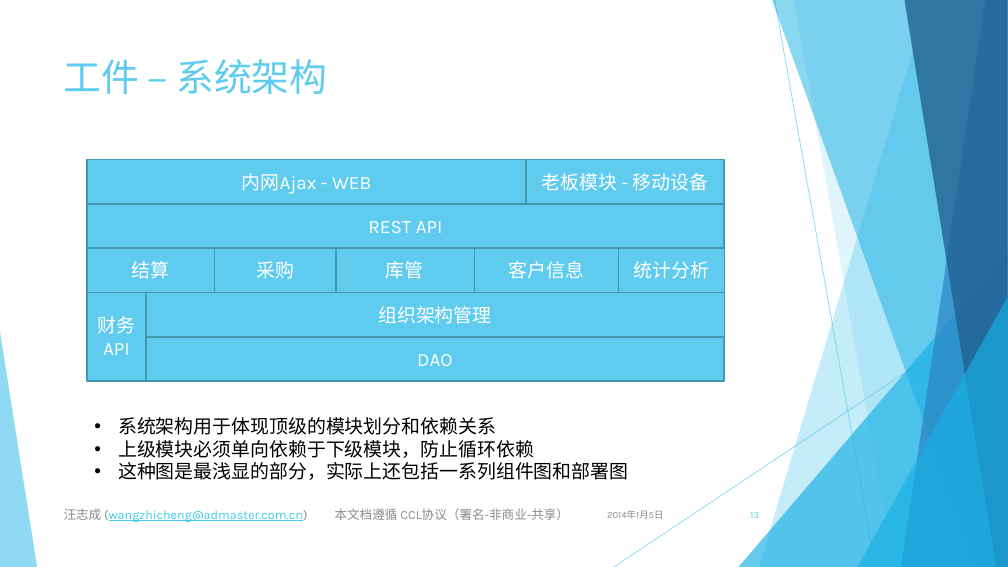
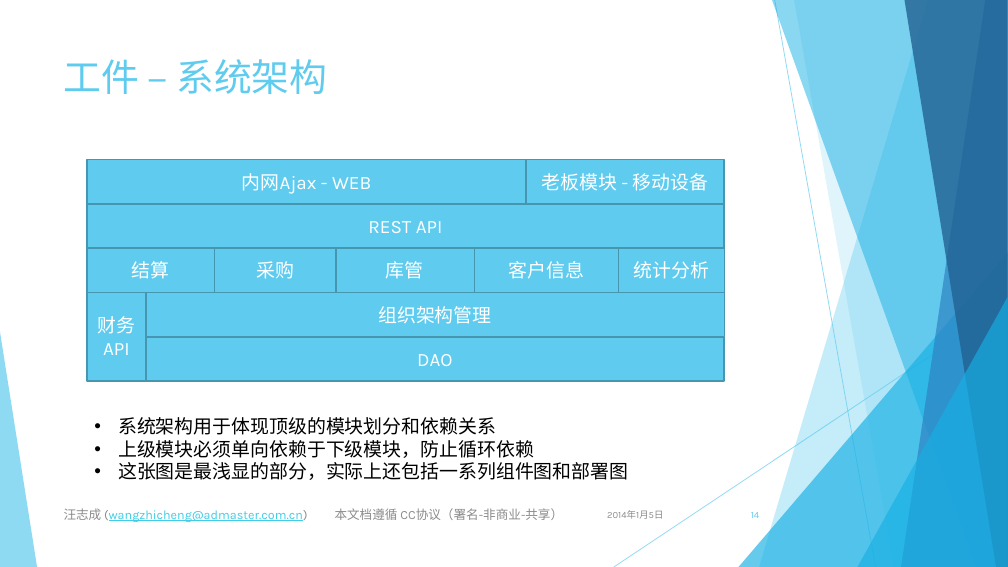
Before and after one commit to jingyanjiaoliu/others, a slide deck: slide 14 of 虚拟案例 - 超市管理系统.pptx (slide 13 before the commit). Drawn at 1008x567 pixels with LibreOffice and Linux fonts; fonts in the diff are those of the drawing. Boxes give left, top, right and bottom in pixels: in the first picture for what was removed or moved away, otherwise in the second. Text is boxed around its words. In the diff, an @@ line names an element or a change of style, - is before the commit and + after.

```diff
--- a/虚拟案例 - 超市管理系统.pptx
+++ b/虚拟案例 - 超市管理系统.pptx
@@ text at (x1=118, y1=462, x2=628, y2=480): text changed @@
-• 这种图是最浅显的部分，实际上还包括一系列组件图和部署图
+• 这张图是最浅显的部分，实际上还包括一系列组件图和部署图
@@ text at (x1=64, y1=508, x2=563, y2=522): text changed @@
-汪志成 (wangzhicheng@admaster.com.cn) 本文档遵循 CCL协议（署名-非商业-共享）
+汪志成 (wangzhicheng@admaster.com.cn) 本文档遵循 CC协议（署名-非商业-共享）
@@ page number at (x1=751, y1=512, x2=759, y2=518): text changed @@
-13
+14
```
Also in this commit, not shown: 25 other slides changed, 1 slide added, 1 other file.
